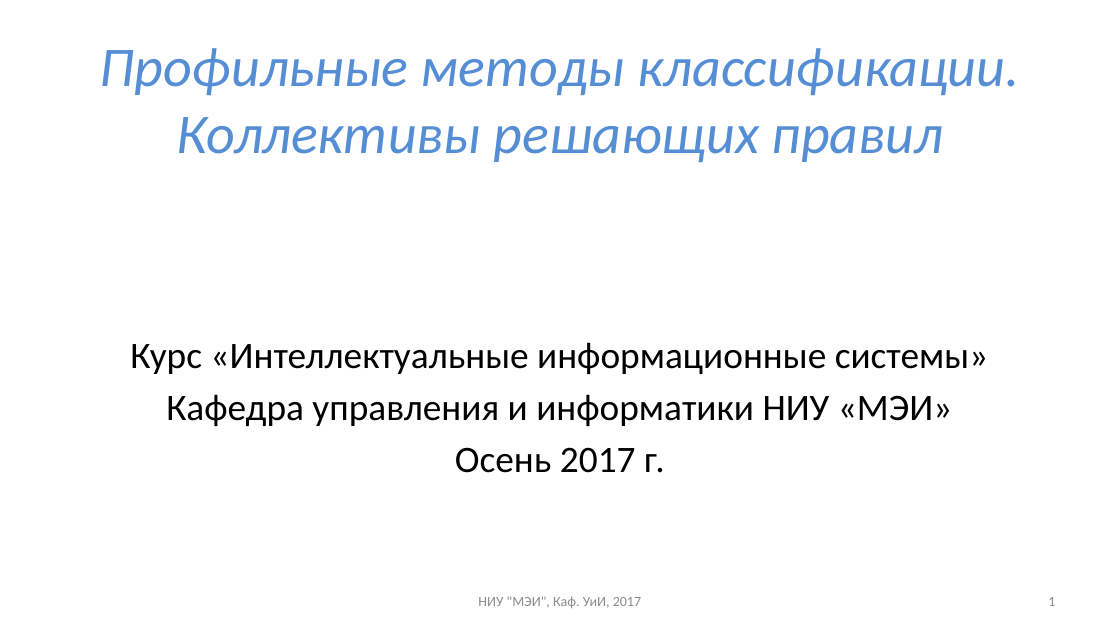
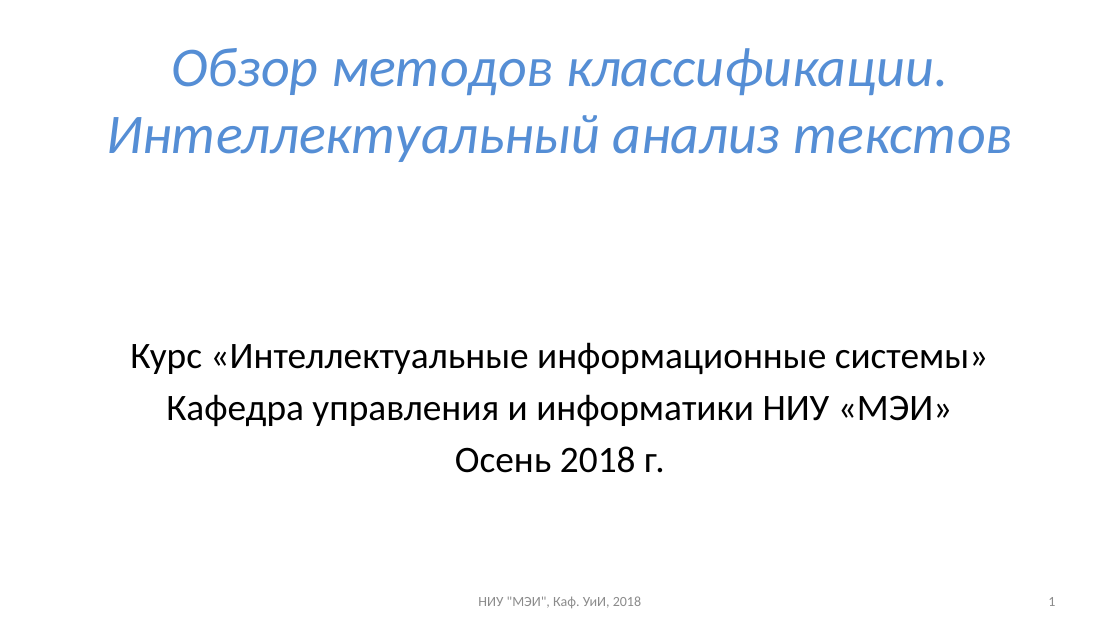
Before and after one commit to uii-mpei/uii-mpei.github.io, a slide deck: slide 1 of study/courses/iis/IIS_lec_4.pptx. Drawn at 1120x630 pixels with LibreOffice and Linux fonts; fonts in the diff are those of the drawing. Boxes give left, top, right and bottom in pixels: in the first picture for what was removed or moved away, otherwise in the second. Text is boxed around its words. In the diff, an @@ line names an element or a change of style, - is before the commit and + after.

```diff
--- a/study/courses/iis/IIS_lec_4.pptx
+++ b/study/courses/iis/IIS_lec_4.pptx
@@ title at (107,48,1013,162): text changed @@
-Профильные методы классификации.
-Коллективы решающих правил
+Обзор методов классификации.
+Интеллектуальный анализ текстов
@@ text at (455,446,665,473): text changed @@
-Осень 2017 г.
+Осень 2018 г.
@@ text at (478,596,641,608): text changed @@
-НИУ "МЭИ", Каф. УиИ, 2017
+НИУ "МЭИ", Каф. УиИ, 2018
```
Also in this commit, not shown: 23 slides added, 19 slides removed, 1 other file.
